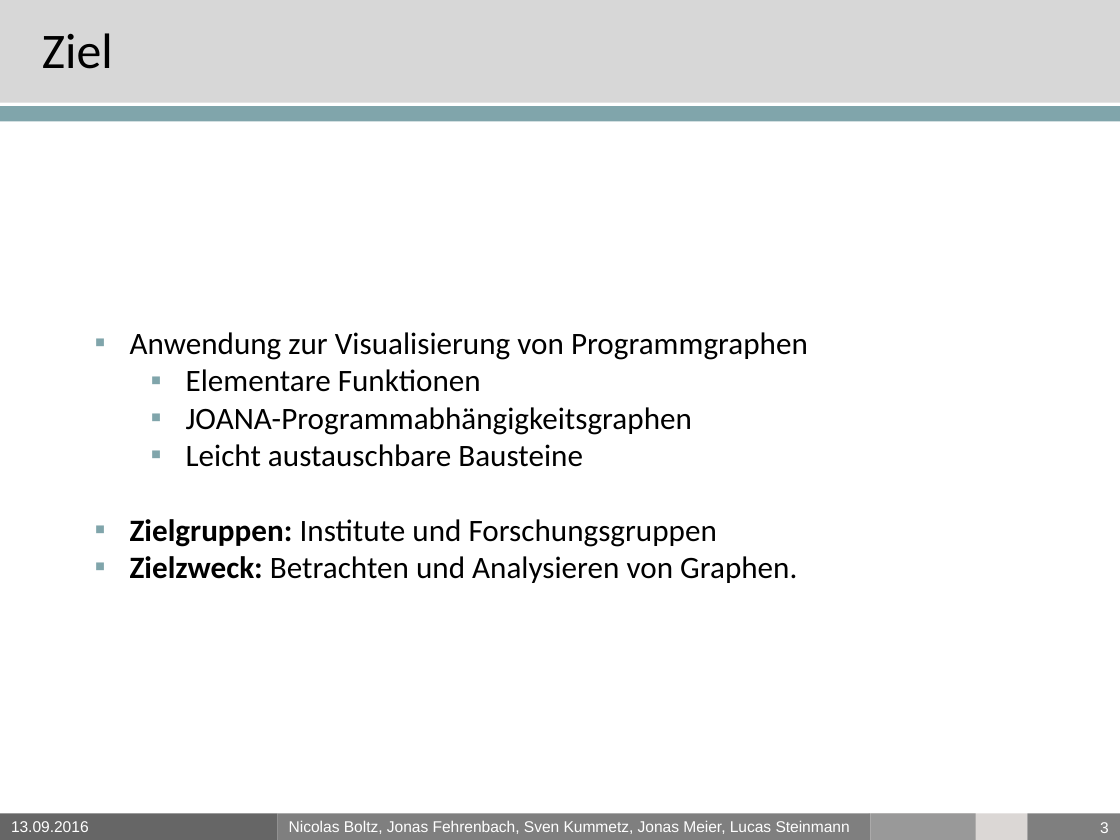
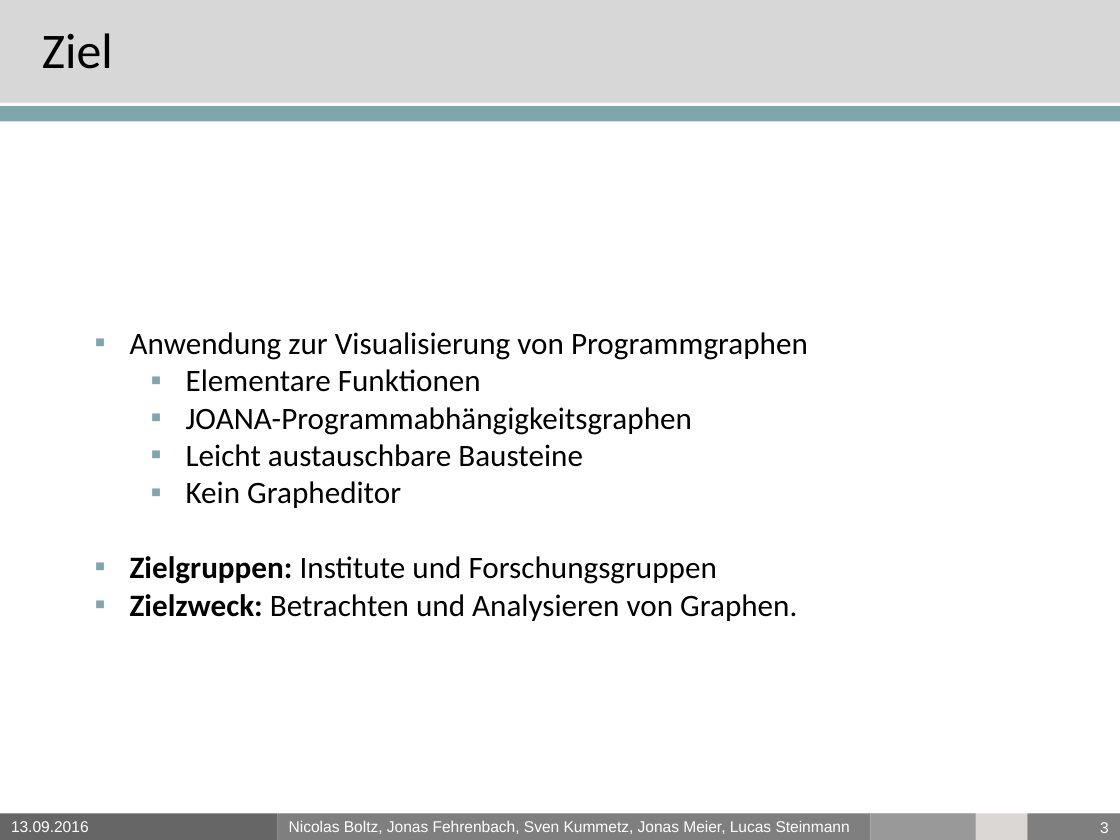
Before and after one commit to PSEProgrammgraphen/PSEDokumente, a slide deck: slide 3 of final/presentation.pptx. Drawn at 1120x840 pixels with LibreOffice and Linux fonts; fonts in the diff are those of the drawing; background and template pictures are left out. Boxes give left, top, right and bottom in pixels: in the first picture for what was removed or moved away, otherwise in the second. Text is boxed around its words. In the diff, an @@ line names an element or a change of style, - is before the commit and + after.

```diff
--- a/final/presentation.pptx
+++ b/final/presentation.pptx
@@ text at (186, 481, 401, 508): paragraph added @@
+  ▪ Kein Grapheditor
```
Also in this commit, not shown: 4 other slides changed, 1 slide added, 1 slide removed, 4 other files.
